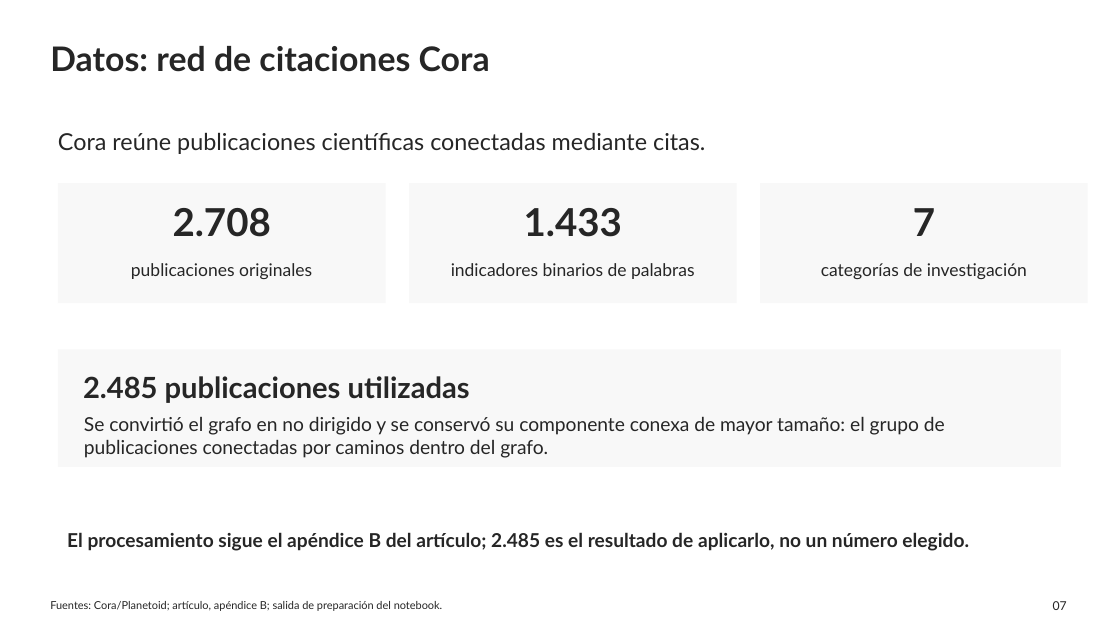
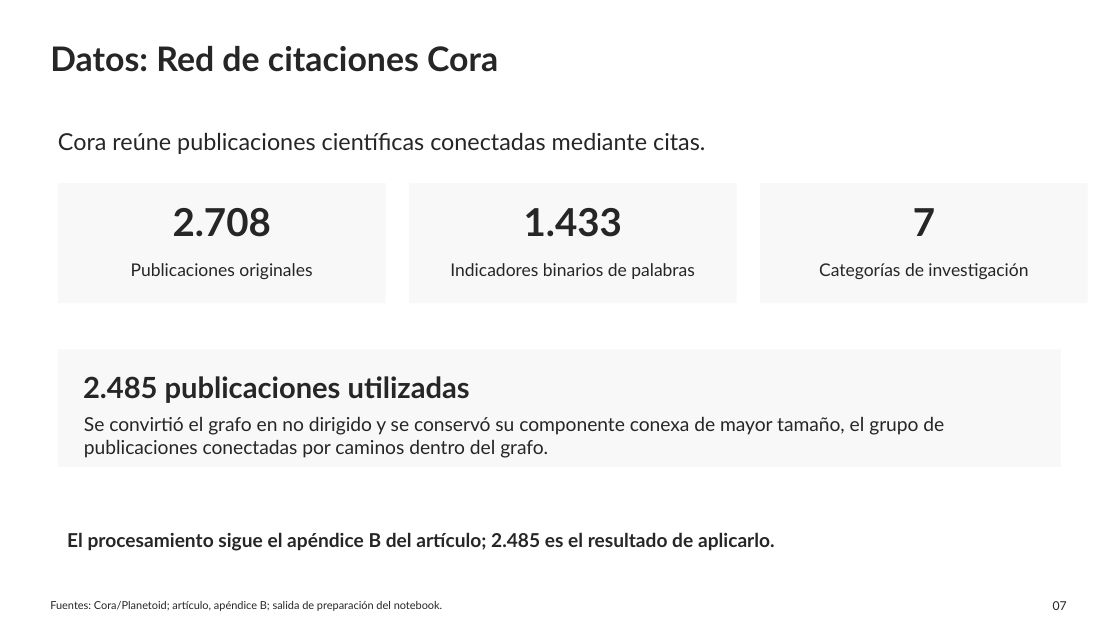
Before and after one commit to WeimarArenas/Proyecto-Grafos, a slide deck: slide 7 of Presentacion_Backward_Oversmoothing.pptx. Drawn at 1120x630 pixels with LibreOffice and Linux fonts; fonts in the diff are those of the drawing. Boxes give left, top, right and bottom in pixels: in the first picture for what was removed or moved away, otherwise in the second. Text is boxed around its words. In the diff, an @@ line names an element or a change of style, - is before the commit and + after.

```diff
--- a/Presentacion_Backward_Oversmoothing.pptx
+++ b/Presentacion_Backward_Oversmoothing.pptx
@@ text at (x1=50, y1=46, x2=498, y2=72): text changed @@
-Datos: red de citaciones Cora
+Datos: Red de citaciones Cora
@@ text at (x1=131, y1=263, x2=312, y2=279): text changed @@
-publicaciones originales
+Publicaciones originales
@@ text at (x1=450, y1=263, x2=695, y2=279): text changed @@
-indicadores binarios de palabras
+Indicadores binarios de palabras
@@ text at (x1=819, y1=263, x2=1028, y2=279): text changed @@
-categorías de investigación
+Categorías de investigación
@@ text at (x1=84, y1=417, x2=944, y2=458): text changed @@
-Se convirtió el grafo en no dirigido y se conservó su componente conexa de mayor tamaño: el grupo de publicaciones conectadas por caminos dentro del grafo.
+Se convirtió el grafo en no dirigido y se conservó su componente conexa de mayor tamaño, el grupo de publicaciones conectadas por caminos dentro del grafo.
@@ text at (x1=67, y1=532, x2=775, y2=551): text changed @@
-El procesamiento sigue el apéndice B del artículo; 2.485 es el resultado de aplicarlo, no un número elegido.
+El procesamiento sigue el apéndice B del artículo; 2.485 es el resultado de aplicarlo.
```
Also in this commit, not shown: 8 other slides changed.
